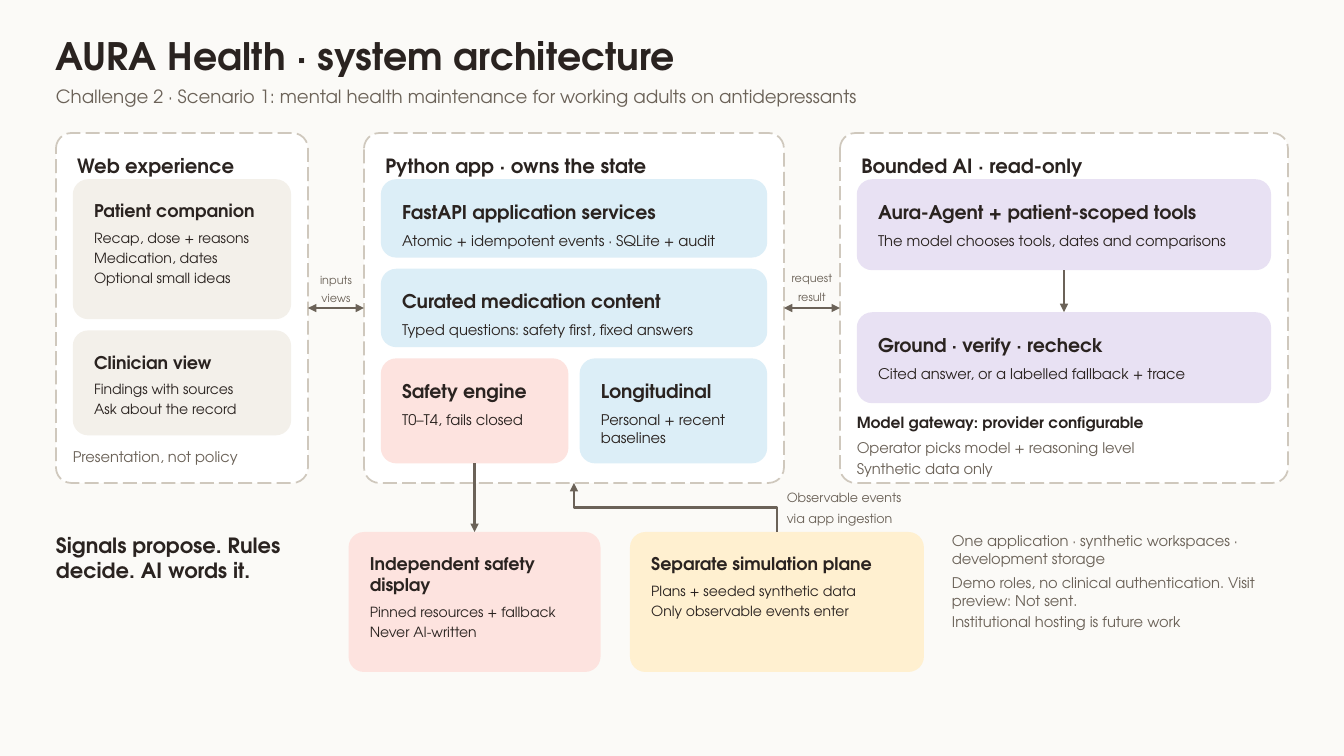
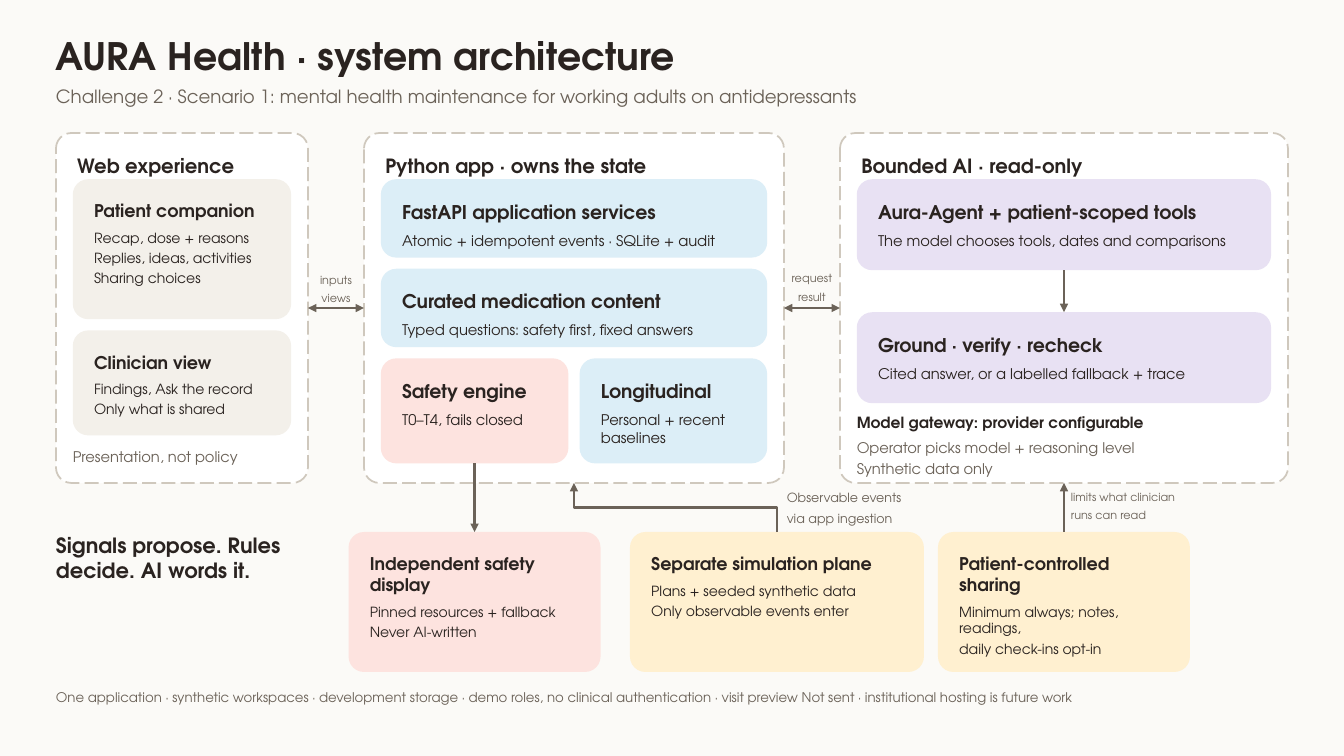
Before and after one commit to e8aura-makodev58/aura-health, a slide deck: slide 11 of docs/submission/assets/aura-health-deck.pptx. Drawn at 1344x756 pixels with LibreOffice and Linux fonts; fonts in the diff are those of the drawing. Boxes give left, top, right and bottom in pixels: in the first picture for what was removed or moved away, otherwise in the second. Text is boxed around its words. In the diff, an @@ line names an element or a change of style, - is before the commit and + after.

```diff
--- a/docs/submission/assets/aura-health-deck.pptx
+++ b/docs/submission/assets/aura-health-deck.pptx
@@ text in rounded rectangle at box(94, 252, 252, 286): text changed @@
-Medication, dates
-Optional small ideas
+Replies, ideas, activities
+Sharing choices
@@ text in rounded rectangle at box(94, 383, 252, 417): text changed @@
-Findings with sources
-Ask about the record
+Findings, Ask the record
+Only what is shared
@@ arrow added from (1065, 532) to (1065, 483), #6B6258 2 pt @@
@@ text added at box(1071, 493, 1175, 519), 8 pt, text #6B6258 @@
+limits what clinician
+runs can read
@@ rounded rectangle added at box(939, 532, 1191, 673), fill #FFF0D0, 10 pt, text #2A2320 @@
+Patient-controlled sharing
+Minimum always; notes, readings,
+daily check-ins opt-in
@@ text at box(56, 692, 1072, 705): text changed; size 10.5 to 9.5 pt @@
-One application · synthetic workspaces · development storage
-Demo roles, no clinical authentication. Visit preview: Not sent.
-Institutional hosting is future work
+One application · synthetic workspaces · development storage · demo roles, no clinical authentication · visit preview Not sent · institutional hosting is future work
```
Also in this commit, not shown: 1 other slide changed, 21 other files.
